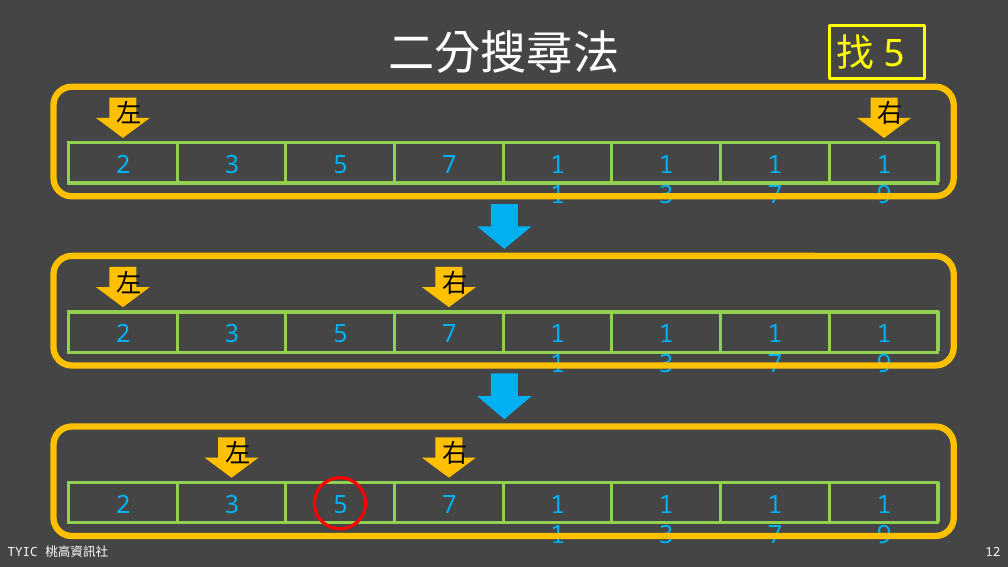
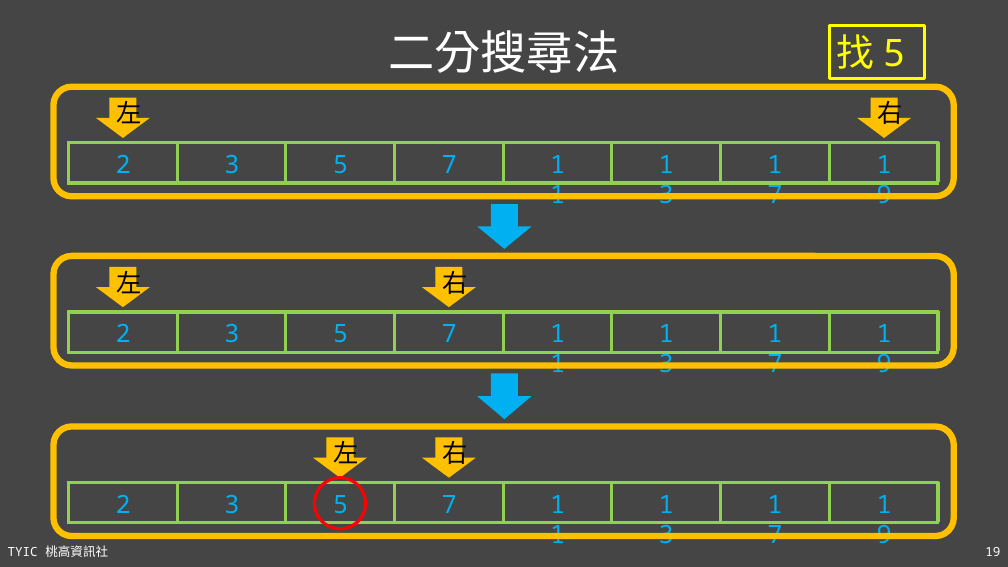
Before and after one commit to TYSHIC/slides, a slide deck: slide 19 of ppt/90_基礎資料結構與演算法.pptx (slide 12 before the commit). Drawn at 1008x567 pixels with LibreOffice and Linux fonts; fonts in the diff are those of the drawing. Boxes give left, top, right and bottom in pixels: in the first picture for what was removed or moved away, otherwise in the second. Text is boxed around its words. In the diff, an @@ line names an element or a change of style, - is before the commit and + after.

```diff
--- a/ppt/90_基礎資料結構與演算法.pptx
+++ b/ppt/90_基礎資料結構與演算法.pptx
@@ down arrow "左": place and size @@
-down arrow "左" at bbox=[204, 438, 259, 478]
+down arrow "左" at bbox=[313, 438, 368, 478]
@@ page number at bbox=[985, 547, 1000, 556]: text changed @@
-12
+19
```
Also in this commit, not shown: 4 other slides changed, 9 slides added, 1 other file.
